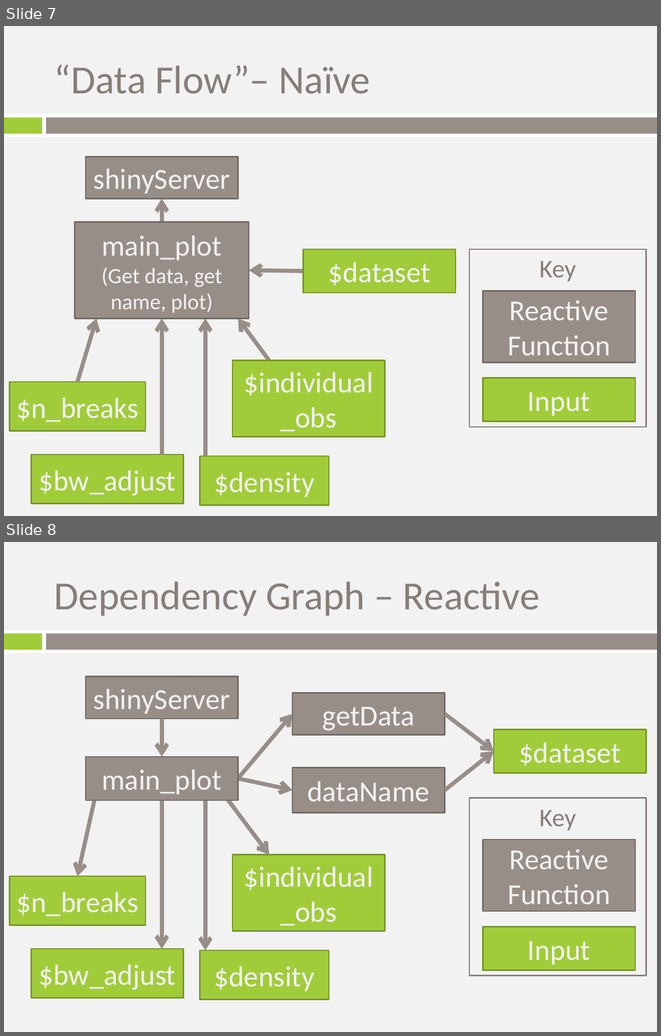
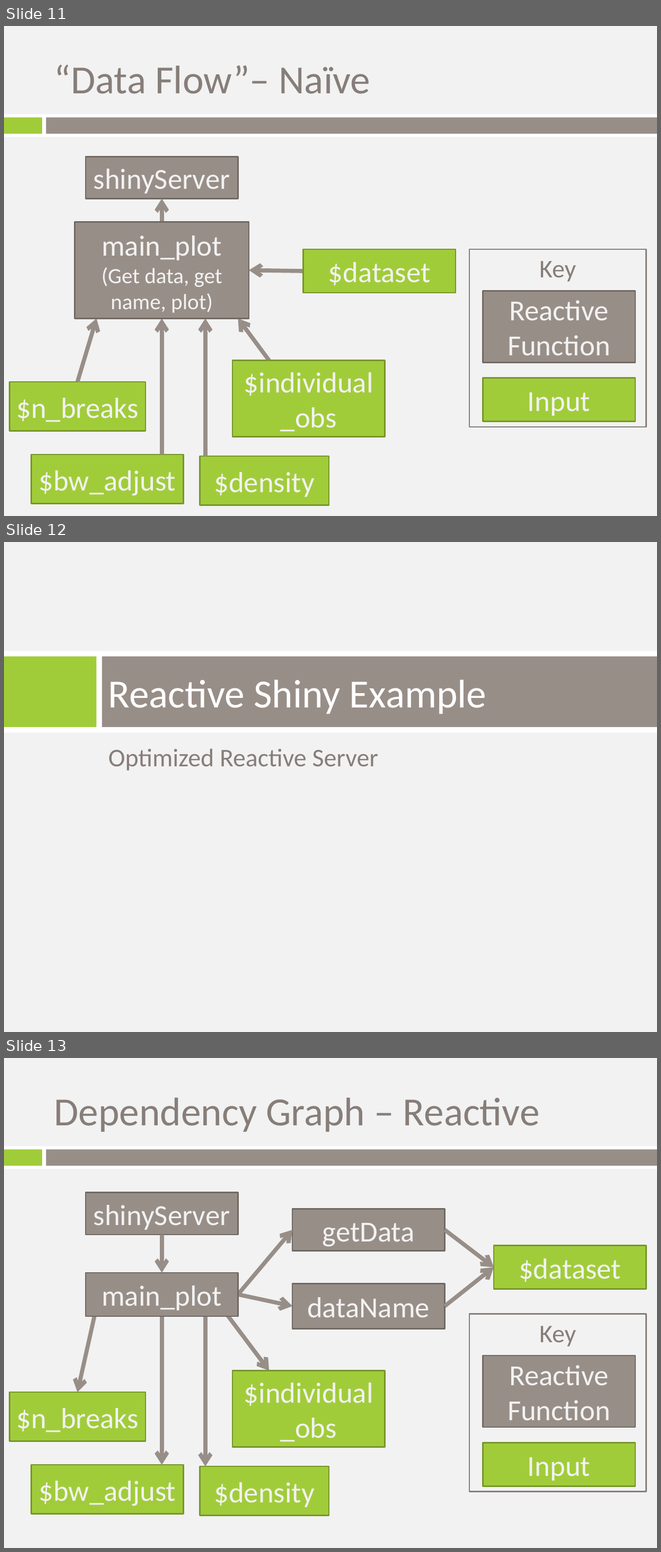
Before and after one commit to trestletech/shiny-sandbox, a slide deck: shiny_introduction.pptx. Shown one above the other, each under a label of ours: slides 7 and 8 before the commit, slides 11, 12 and 13 after it. The pictures are 661x1036 and 661x1552 pixels, drawn with LibreOffice and Linux fonts; fonts in the diff are those of the drawing; background and template pictures are left out. Boxes give left, top, right and bottom in pixels: in the first picture for what was removed or moved away, otherwise in the second. Text is boxed around its words. In the diff, an @@ line names an element or a change of style, - is before the commit and + after.

```diff
--- a/shiny_introduction.pptx
+++ b/shiny_introduction.pptx
@@ slide 12 added at box(4, 542, 657, 1032), background picture (left out) @@
@@ rectangle added at box(4, 651, 657, 733), fill #FFFFFF @@
@@ rectangle added at box(4, 656, 97, 727), fill #A1CC3A @@
@@ rectangle added at box(102, 656, 657, 727), fill #988E88 @@
@@ title added at box(108, 680, 486, 714), 44 pt, text #FFFFFF @@
+Reactive Shiny Example
@@ text added at box(108, 749, 378, 770), 28 pt, text #877E79 @@
+Optimized Reactive Server
@@ what was slide 7 is now slide 11 @@
@@ what was slide 8 is now slide 13 @@
```
Also in this commit, not shown: 2 slides changed, 4 other slides added.
